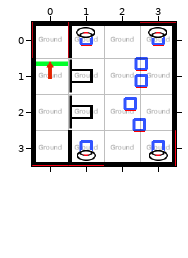
Tiled map, stored at CassiopeeUnity/Assets/Worlds/Cassiopee/Data/Level1Room1.tmx. The picture above is the old version.
Cells are 50x50 px. Shown: x 0..3, y 0..3.
The same view after the edit:
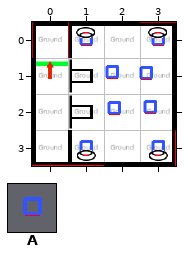
Key: from "Deco": A 6 "object".
Objects are placed by their top-left corner, in cells (3,4 is the top-left corner of cell 3,4); size is 1x1 cell unless given.
From old to new:
Layer "Floor 0/Enigmes":
Object A "TabletteLevel1-1" at 2.5,1.2 becomes A "TabletteLevel1-1" at 1.7,0.9.
Object A "TabletteLevel1-3" at 2.5,0.7 becomes A "TabletteLevel1-3" at 2.7,0.9.
Object A "TabletteLevel1-2" at 2.5,2.4 becomes A "TabletteLevel1-2" at 2.8,1.9.
Object A "TabletteLevel1-4" at 2.2,1.8 becomes A "TabletteLevel1-4" at 1.8,1.9.
Pixel boxes of the changes (left, top, right, bottom) in both pictures:
changed: (105, 57, 157, 132)
